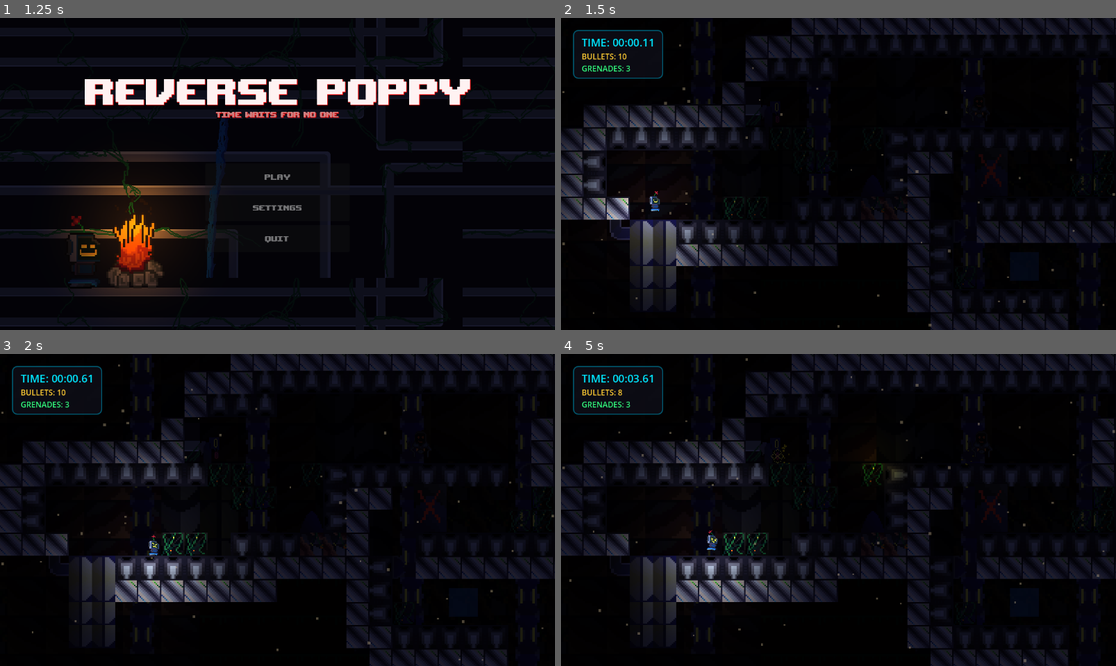
Above: before the commit, frames 1-4 (two rows, left to right).
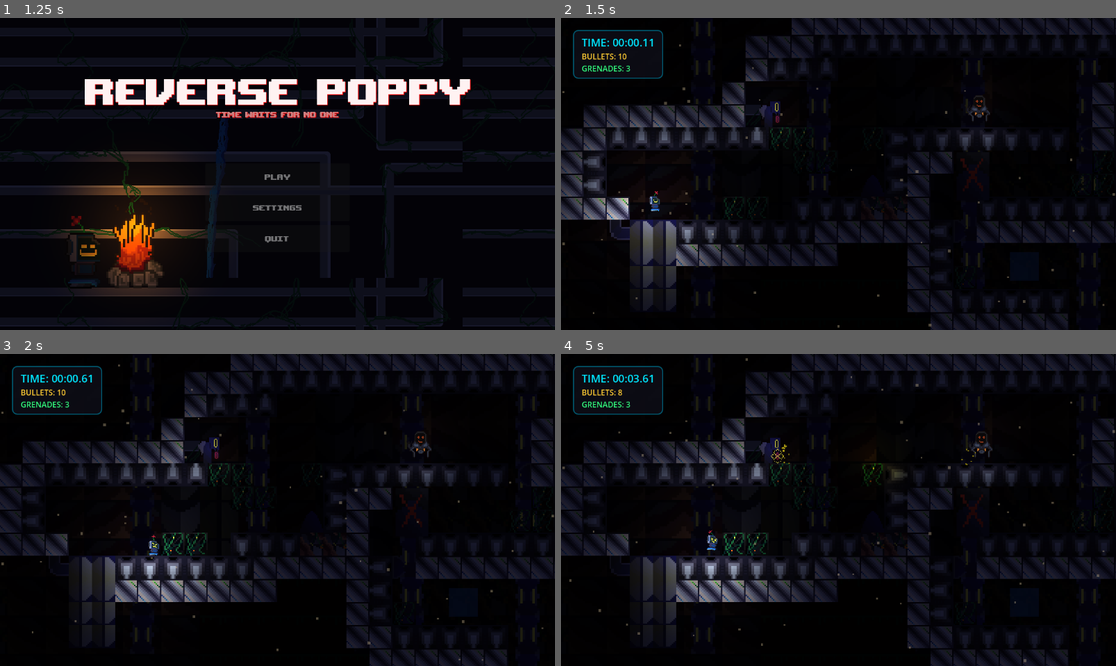
Above: after the commit, the same moments.

Repository: rafiathallah3/Reverse-Poppy
Game: Godot game, scene res://scene/StartMenu.tscn
The game is run twice, just before and just after one commit, with the same random seed, the same clock (stepped at 60 frames per second) and the same inputs. Sound files missing from this copy of the repository are replaced by a short silence.
Inputs (mouse positions are in pixels of both pictures, inside the frame that each line leads up to):
- Up to frame 1 (1.25 s): click "PLAY" at 0.5 s
- Up to frame 2 (1.5 s): tap Enter at 1.25 s; move the mouse to (960, 158) at 1.27 s; hold D (move_right) from 1.28 s (still down); tap Y (interact) at 1.35 s; click (960, 158) at 1.42 s
- Up to frame 3 (2 s): keep holding D (move_right); tap Space (jump) at 1.52 s
- Up to frame 4 (5 s): release D (move_right) at 2 s; drag from (727, 525) to (771, 450) at 2.02 s; move the mouse to (894, 441) at 2.77 s; hold A (move_left) 2.78-3.5 s; hold E (shoot) 2.78-3.5 s; drag from (810, 572) to (771, 450) at 3.52 s; move the mouse to (1005, 556) at 4.27 s; hold D (move_right) from 4.28 s (still down); tap Keypad Enter at 4.35 s; tap Space (jump) at 4.52 s

Frame 1 is identical in both runs. In frame 2, 0.9% of the frame differs, in the area x 29-80%, y 18-56%; in frame 3, 0.9%; in frame 4, 1.0%, in the area x 29-81%, y 18-56%.

Commit message:
feat: added light to enemy

Diff:
--- a/prefab/enemy_1.tscn
+++ b/prefab/enemy_1.tscn
@@ -34,6 +34,16 @@
 [sub_resource type="RectangleShape2D" id="RectangleShape2D_w2xka"]
 size = Vector2(32.25144, 32.66881)
 
+[sub_resource type="Gradient" id="Gradient_light"]
+offsets = PackedFloat32Array(0, 0.75)
+colors = PackedColorArray(1, 1, 1, 1, 0, 0, 0, 0)
+
+[sub_resource type="GradientTexture2D" id="GradientTexture2D_light"]
+gradient = SubResource("Gradient_light")
+fill = 1
+fill_from = Vector2(0.5, 0.5)
+fill_to = Vector2(0.85, 0.85)
+
 [node name="Enemy1" type="CharacterBody2D" unique_id=1510465436]
 script = ExtResource("1_w2xka")
 float_speed = 5.0
@@ -69,4 +79,11 @@
 scale = Vector2(3.689758, 3.3059056)
 shape = SubResource("RectangleShape2D_w2xka")
 
+[node name="PointLight2D" type="PointLight2D" parent="." unique_id=927606973]
+position = Vector2(60, 66)
+energy = 0.8
+texture = SubResource("GradientTexture2D_light")
+texture_scale = 12.0
+metadata/_edit_lock_ = true
+
 [connection signal="body_entered" from="Hitbox_to_hurt_player" to="." method="_on_hitbox_to_hurt_player_body_entered"]
--- a/prefab/enemy_laser.tscn
+++ b/prefab/enemy_laser.tscn
@@ -60,6 +60,16 @@
 [sub_resource type="RectangleShape2D" id="RectangleShape2D_laser_revive"]
 size = Vector2(140, 140)
 
+[sub_resource type="Gradient" id="Gradient_light"]
+offsets = PackedFloat32Array(0, 0.75)
+colors = PackedColorArray(1, 1, 1, 1, 0, 0, 0, 0)
+
+[sub_resource type="GradientTexture2D" id="GradientTexture2D_light"]
+gradient = SubResource("Gradient_light")
+fill = 1
+fill_from = Vector2(0.5, 0.5)
+fill_to = Vector2(0.85, 0.85)
+
 [node name="EnemyLaser" type="CharacterBody2D" unique_id=370826370]
 script = ExtResource("1_laser_script")
 
@@ -89,3 +99,9 @@
 
 [node name="CollisionShape2D" type="CollisionShape2D" parent="ReviveZone" unique_id=1712463897]
 shape = SubResource("RectangleShape2D_laser_revive")
+
+[node name="PointLight2D" type="PointLight2D" parent="." unique_id=44139607]
+energy = 0.8
+texture = SubResource("GradientTexture2D_light")
+texture_scale = 12.0
+metadata/_edit_lock_ = true
--- a/scene/level1.tscn
+++ b/scene/level1.tscn
@@ -408,11 +408,6 @@
 position = Vector2(455, -311.5)
 shape = SubResource("RectangleShape2D_7lb8k")
 
-[node name="EnemyLaser" parent="BrownBlackBlock" unique_id=160005328 instance=ExtResource("3_e6f45")]
-position = Vector2(-237, -364)
-scale = Vector2(0.5, 0.5)
-laser_muzzle_offset = Vector2(15, 22)
-
 [node name="Player" type="CharacterBody2D" parent="." unique_id=802219785]
 position = Vector2(85, 306)
 script = ExtResource("1_player_script")
@@ -431,6 +426,11 @@
 texture = SubResource("GradientTexture2D_light")
 texture_scale = 12.0
 metadata/_edit_lock_ = true
+
+[node name="EnemyLaser" parent="." unique_id=160005328 instance=ExtResource("3_e6f45")]
+position = Vector2(339, 136)
+scale = Vector2(0.5, 0.5)
+laser_muzzle_offset = Vector2(15, 22)
 
 [node name="TileMapLayer" type="TileMapLayer" parent="." unique_id=69543172]
 show_behind_parent = true
@@ -502,19 +502,13 @@
 scale_amount_max = 6.0
 color = Color(1, 0.9, 0.7, 0.3)
 
-
 [node name="Sprite2D" type="Sprite2D" parent="." unique_id=16448617]
 
-[node name="Sprite2D" parent="." unique_id=621962263 instance=ExtResource("11_e6f45")]
-
-[node name="DestructibleBox" parent="." unique_id=1973914487 instance=ExtResource("11_e6f45")]
-position = Vector2(821.00006, 212)
-scale = Vector2(0.39277977, 0.44512913)
-
-[node name="DestructibleBox" parent="." unique_id=1973914487 instance=ExtResource("11_e6f45")]
-position = Vector2(761, 206)
+[node name="Sprite2D2" parent="." unique_id=621962263 instance=ExtResource("11_e6f45")]
+
+[node name="DestructibleBox2" parent="." unique_id=328447807 instance=ExtResource("11_e6f45")]
+position = Vector2(723, 215)
 scale = Vector2(0.47197032, 0.4826077)
-
 
 [node name="BattleMusic" type="AudioStreamPlayer" parent="." unique_id=1596141141]
 stream = ExtResource("13_6i17f")
@@ -529,7 +523,4 @@
 shape = SubResource("RectangleShape2D_nlrn2")
 
 [connection signal="finished" from="BattleMusic" to="." method="_on_battle_music_finished"]
-
-
-
 [connection signal="body_entered" from="Area2D (Death Area)" to="Area2D (Death Area)" method="_on_body_entered"]
--- a/scripts/enemy.gd
+++ b/scripts/enemy.gd
@@ -62,6 +62,10 @@
 	if in_reverse and is_time_reversing and player_in_zone:
 		if Input.is_action_just_pressed("interact"):
 			revive()
+
+	var light = get_node_or_null("PointLight2D")
+	if light:
+		light.visible = not is_dead and not is_time_reversing
 
 func take_damage(_amount: int) -> void:
 	if is_time_reversing:
--- a/scripts/enemy_laser.gd
+++ b/scripts/enemy_laser.gd
@@ -81,6 +81,10 @@
 	if in_reverse and is_time_reversing and player_in_zone:
 		if Input.is_action_just_pressed("interact"):
 			revive()
+
+	var light = get_node_or_null("PointLight2D")
+	if light:
+		light.visible = not is_dead and not is_time_reversing
 
 func _on_frame_changed() -> void:
 	if is_dead or is_time_reversing or was_revived_in_reverse:
Not shown: 1 places in prefab/enemy_laser.tscn that only renumber resources
Not shown: 2 places in scene/level1.tscn that only renumber resources
